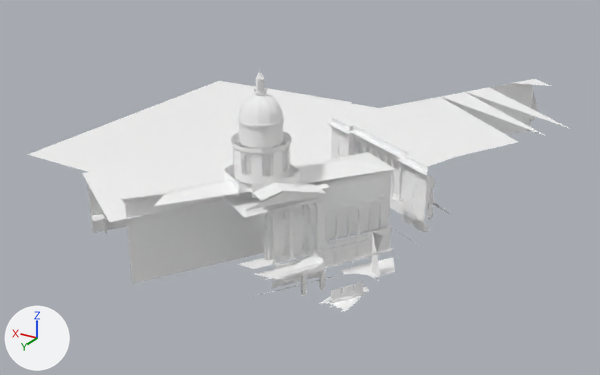
The glTF model public/models/tracks/singapore/chunks/7_-1_lod0.glb as it was, and as the next commit left it.
Camera for both pictures: a 50 mm lens placed at (1301.0, 392.0, 131.0), pointed at (1464.0, 121.0, -4.0). Every picture has the same lights, and +X, +Y and +Z are marked at lower left. The first picture is the older version. Where no turn or scale is listed for an object, it has been applied to the vertices. Vertices at exactly the same position are counted once.

The older version as bpy lines, for what is in view:
```python
me_ground__191mtl = bpy.data.meshes.new('ground__191Mtl')
me_ground__191mtl.from_pydata(...)  # 23 vertices, 21 faces; spans x -56.0..56.0, y -90.0..90.0, z 0.0
me_ground__191mtl.materials.append(mat_191mtl)  # white #ffffff
me_prop__11021mtl = bpy.data.meshes.new('prop__11021Mtl')
me_prop__11021mtl.from_pydata(...)  # 1701 vertices, 1788 faces; spans x -49.9..49.9, y -46.0..46.0, z -30.3..30.3
me_prop__11021mtl.materials.append(mat_11021mtl)  # white #ffffff
me_prop__11031mtl = bpy.data.meshes.new('prop__11031Mtl')
me_prop__11031mtl.from_pydata(...)  # 286 vertices, 355 faces; spans x -49.5..49.5, y -48.2..48.2, z -33.9..33.9
me_prop__11031mtl.materials.append(mat_11031mtl)  # white #ffffff
ob_ground__191mtl = bpy.data.objects.new('ground__191Mtl', me_ground__191mtl)
ob_ground__191mtl.location = (1453.3, 95.7, -1.0)
ob_prop__11021mtl = bpy.data.objects.new('prop__11021Mtl', me_prop__11021mtl)
ob_prop__11021mtl.location = (1454.3, 175.3, 29.1)
ob_prop__11031mtl = bpy.data.objects.new('prop__11031Mtl', me_prop__11031mtl)
ob_prop__11031mtl.location = (1454.7, 177.5, 32.5)
# also in view: 'prop__131Mtl' at (1547.0, 76.0, -6.0); 'prop__11371Mtl' at (1412.0, 77.0, 12.0)
```
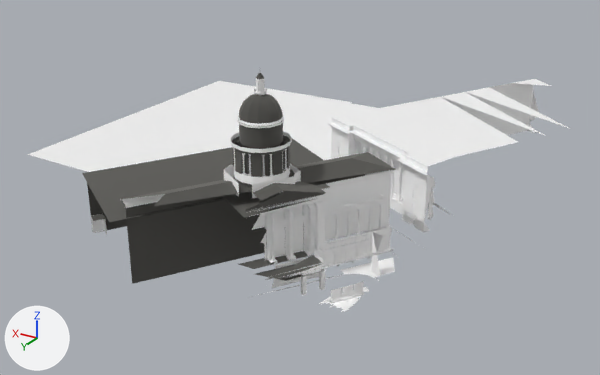
Where the newer file only moved an object's origin or applied its transform, the numbers keep the older frame.

What differs and where, as boxes (x1, y1, x2, y2) in the pictures (600 x 375 px):
part 1 of me_prop__11031mtl, recoloured (darker)
    both: (82, 73, 395, 284)

Diff of the bpy script that builds the scene:
```diff
--- a/public/models/tracks/singapore/chunks/7_-1_lod0.glb.py
+++ b/public/models/tracks/singapore/chunks/7_-1_lod0.glb.py
@@ mat_vertex_color @@
+mat_vertex_color = bpy.data.materials.new('__vertex_color')
+mat_vertex_color.use_nodes = True; mat_vertex_color.node_tree.nodes.clear()
+_N = mat_vertex_color.node_tree.nodes; _L = mat_vertex_color.node_tree.links
+n0 = _N.new('ShaderNodeBsdfPrincipled'); n0.name = 'Principled BSDF'
+n0.inputs[1].default_value = 1.0  # 'Metallic'
+n0.inputs[2].default_value = 1.0  # 'Roughness'
+n1 = _N.new('ShaderNodeOutputMaterial'); n1.name = 'Material Output'
+n2 = _N.new('ShaderNodeVertexColor'); n2.name = 'Color Attribute'
+_L.new(n0.outputs[0], n1.inputs[0])  # 'BSDF' to 'Surface'
+_L.new(n2.outputs[0], n0.inputs[0])  # 'Color' to 'Base Color'
@@ me_prop__11031mtl @@
 # used by ob_prop__11031mtl; location = (1454.7, 177.5, 32.5)
-me_prop__11031mtl.from_pydata(...)  # 286 vertices, 355 faces; spans x -49.5..49.5, y -48.2..48.2, z -33.9..33.9
+me_prop__11031mtl.from_pydata(...)  # 350 vertices, 387 faces; spans x -59.4..49.5, y -48.2..48.2, z -33.9..33.9
+# me_prop__11031mtl part 1: 355 faces spanning x -49.5..49.5, y -48.2..48.2, z -33.9..33.9 switch from mat_11031mtl (white #ffffff) to mat_vertex_color
+# edits to the shape of me_prop__11031mtl do not show in these pictures
```
